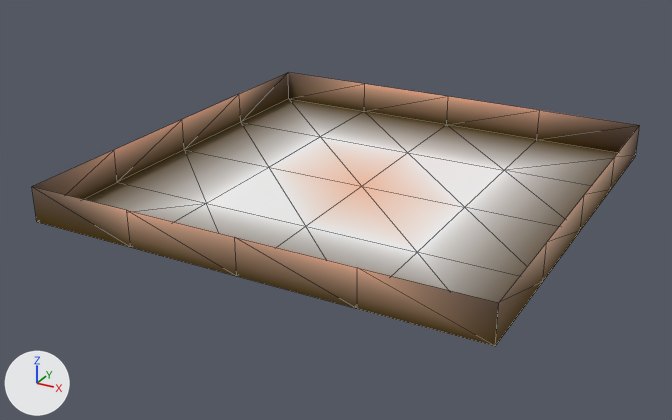
Before and after pictures for a commit that changed the glTF model assets/rippergame/map.glb.
Rendered twice from a 50 mm lens placed at (14.3, -27.9, 12.8), pointed at (-0.5, -1.0, -0.7). Every picture has the same lights, and +X, +Y and +Z are marked at lower left. Mesh edges are drawn as thin lines. Where no turn or scale is listed for an object, it has been applied to the vertices. Vertices at the same position are counted once.
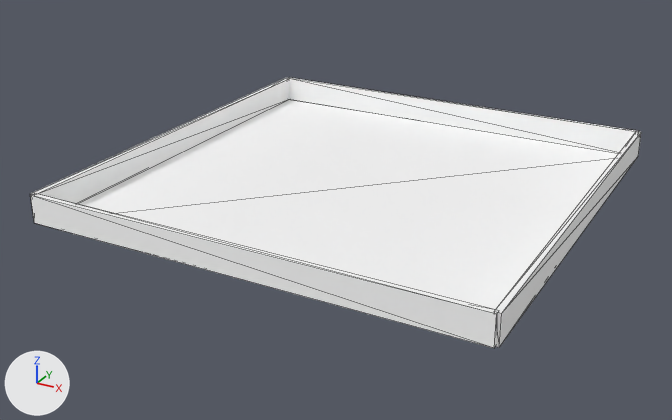
Where the change shows, as pixel boxes (x1, y1, x2, y2) in the pictures (672 x 420 px):
'Plane', reshaped
    before: (32, 72, 640, 346)
    after: (78, 100, 618, 310)
'Cube.003', added
    after: (30, 194, 499, 348)
'Cube.002', added
    after: (287, 77, 639, 154)
'Cube', added
    after: (31, 78, 289, 204)
'Cube.001', added
    after: (495, 132, 641, 347)

Diff of the bpy script that builds the scene:
```diff
--- a/assets/rippergame/map.glb.py
+++ b/assets/rippergame/map.glb.py
@@ mat_test_material_f3d @@
+mat_test_material_f3d = principled_material('Test Material_f3d')
+mat_test_material_f3d.base_color = (1.0, 1.0, 1.0)  # white #ffffff
+mat_test_material_f3d.metallic = 1.0
+mat_test_material_f3d.roughness = 1.0
@@ me_plane @@
 # used by ob_plane; location = (0.0, 0.0, 0.0)
-me_plane.from_pydata(...)  # 41 vertices, 64 faces; spans x -8.0..8.0, y -8.0..8.0, z 0.0..1.3
-me_plane.materials.append(mat_f3dlite_material)
-me_plane.materials.append(mat_border)
+me_plane.from_pydata(...)  # 4 vertices, 2 faces; spans x -8.0..8.0, y -8.0..8.0, z 0.0
+# me_plane part 1
+# 37 vertices are removed from x -8.0..8.0, y -8.0..8.0, z 0.0..1.3
+# 64 faces are deleted
+# 2 new faces join them
+me_plane.materials.append(mat_test_material_f3d)  # white #ffffff
@@ me_cube_004 @@
+me_cube_004.from_pydata(...)  # a box spanning x -8.0..8.0, y -0.1..0.1, z -0.5..0.5
+me_cube_004.materials.append(mat_test_material_f3d)  # white #ffffff
@@ me_cube_003 @@
+me_cube_003.from_pydata(...)  # a box spanning x -8.0..8.0, y -0.1..0.1, z -0.5..0.5
+me_cube_003.materials.append(mat_test_material_f3d)  # white #ffffff
@@ me_cube_002 @@
+me_cube_002.from_pydata(...)  # a box spanning x -0.1..0.1, y -8.0..8.0, z -0.5..0.5
+me_cube_002.materials.append(mat_test_material_f3d)  # white #ffffff
@@ me_cube_001 @@
+me_cube_001.from_pydata(...)  # a box spanning x -0.1..0.1, y -8.0..8.0, z -0.5..0.5
+me_cube_001.materials.append(mat_f3dlite_material)
@@ ob_cube_003 @@
+ob_cube_003 = bpy.data.objects.new('Cube.003', me_cube_004)
+ob_cube_003.location = (0.0, -8.0, 0.5)
@@ ob_cube_002 @@
+ob_cube_002 = bpy.data.objects.new('Cube.002', me_cube_003)
+ob_cube_002.location = (0.0, 8.0, 0.5)
@@ ob_cube_001 @@
+ob_cube_001 = bpy.data.objects.new('Cube.001', me_cube_002)
+ob_cube_001.location = (8.0, 0.0, 0.5)
@@ ob_cube @@
+ob_cube = bpy.data.objects.new('Cube', me_cube_001)
+ob_cube.location = (-8.0, 0.0, 0.5)
```
